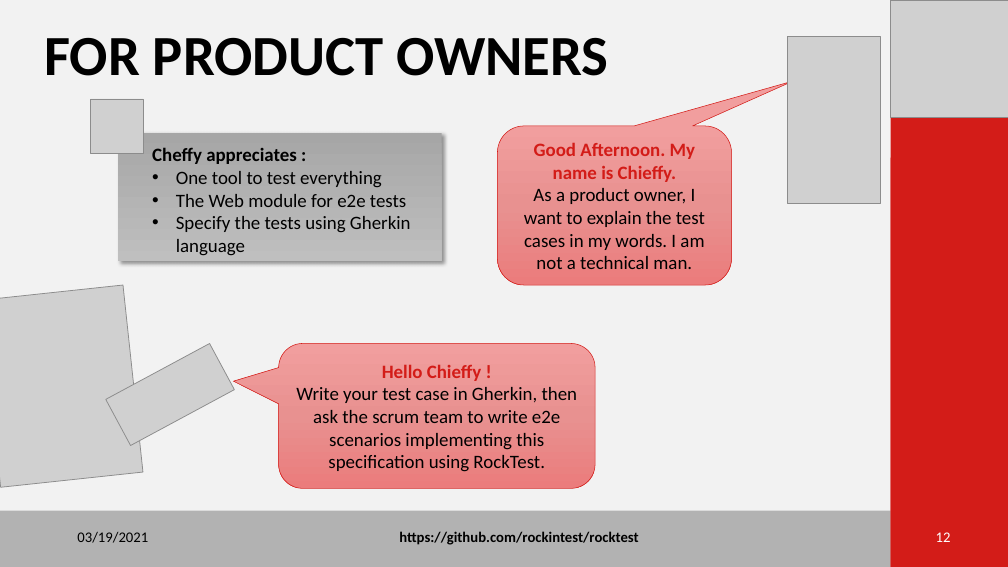
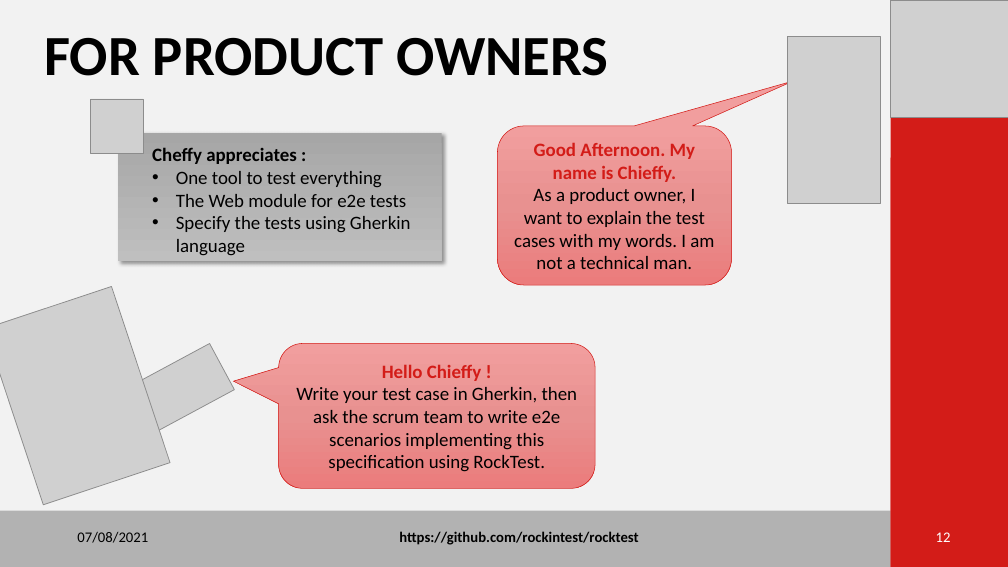
Before and after one commit to rockintest/rocktest-demo, a slide deck: slide 12 of Rock TestV3.pptx. Drawn at 1008x567 pixels with LibreOffice and Linux fonts; fonts in the diff are those of the drawing; grey boxes stand for pictures. Boxes give left, top, right and bottom in pixels: in the first picture for what was removed or moved away, otherwise in the second. Text is boxed around its words. In the diff, an @@ line names an element or a change of style, - is before the commit and + after.

```diff
--- a/Rock TestV3.pptx
+++ b/Rock TestV3.pptx
@@ text in rounded speech box at [514, 188, 714, 269]: text changed @@
-As a product owner, I want to explain the test cases in my words. I am not a technical man.
+As a product owner, I want to explain the test cases with my words. I am not a technical man.
@@ picture at [0, 287, 170, 506]: rotation 353 to 341 degrees @@
@@ text at [77, 532, 148, 543]: text changed @@
-03/19/2021
+07/08/2021
```
Also in this commit, not shown: 16 other slides changed, 13 other files.
